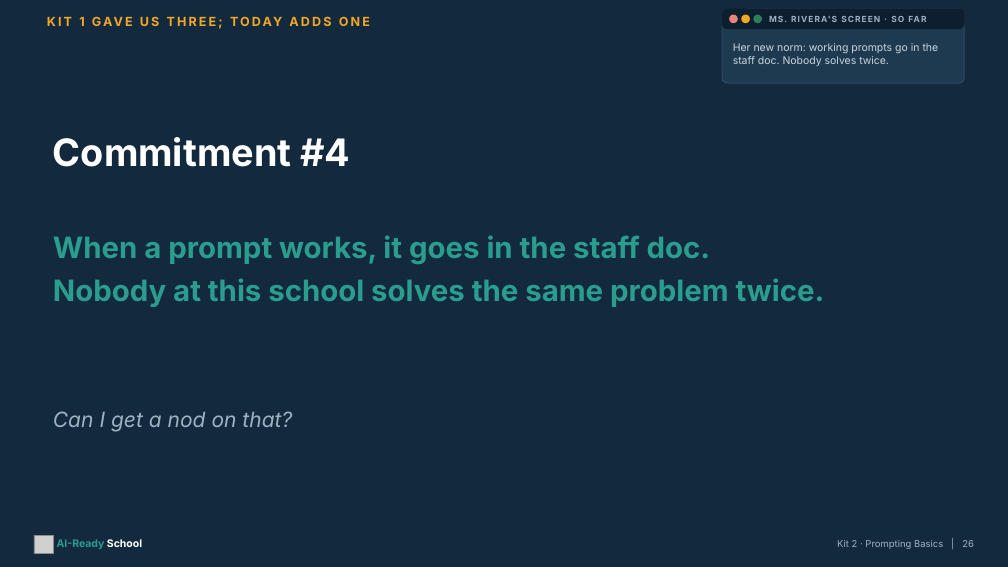
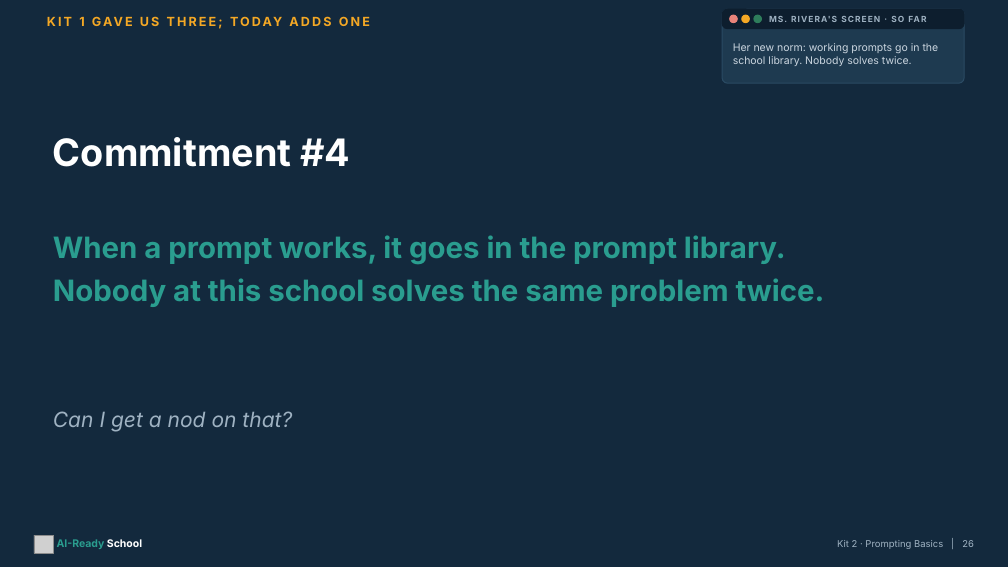
Before and after one commit to aspinozzi1/Ai-School-Ready, a slide deck: slide 26 of kits/kit02/Kit02_PresentationDeck.pptx. Drawn at 1008x567 pixels with LibreOffice and Linux fonts; fonts in the diff are those of the drawing; grey boxes stand for pictures. Boxes give left, top, right and bottom in pixels: in the first picture for what was removed or moved away, otherwise in the second. Text is boxed around its words. In the diff, an @@ line names an element or a change of style, - is before the commit and + after.

```diff
--- a/kits/kit02/Kit02_PresentationDeck.pptx
+++ b/kits/kit02/Kit02_PresentationDeck.pptx
@@ text at (733,43,939,66): text changed @@
-Her new norm: working prompts go in the staff doc. Nobody solves twice.
+Her new norm: working prompts go in the school library. Nobody solves twice.
@@ text at (53,235,786,264): text changed @@
-When a prompt works, it goes in the staff doc.
+When a prompt works, it goes in the prompt library.
```
Also in this commit, not shown: 4 other slides changed, 17 other files.
